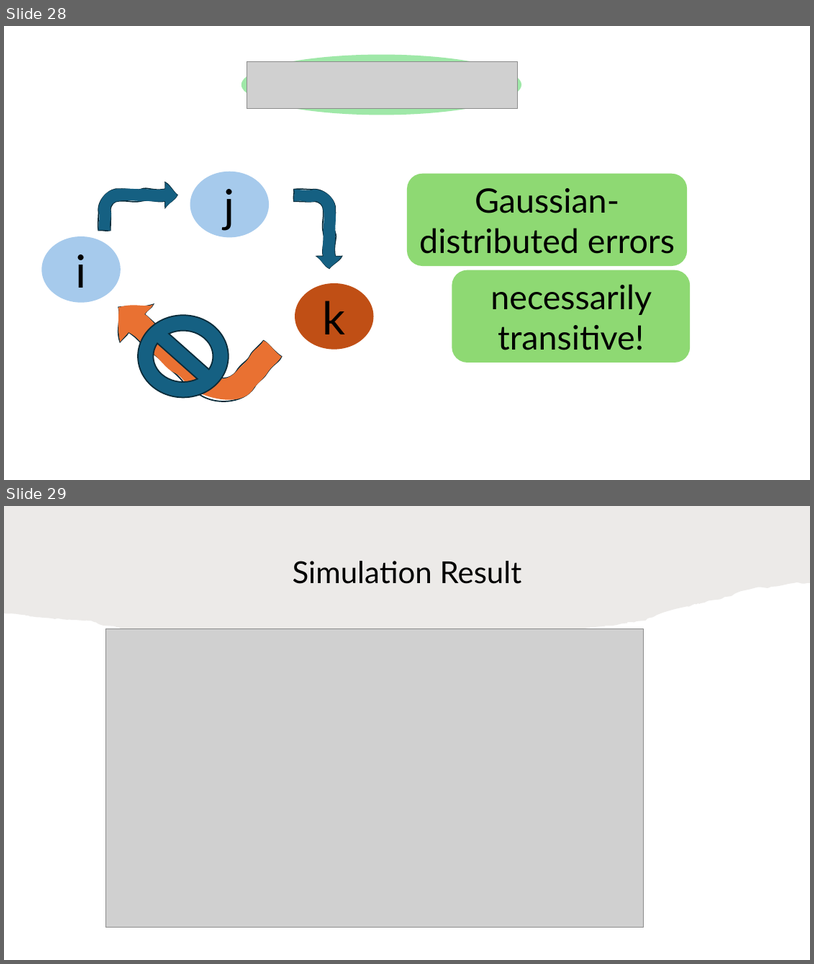
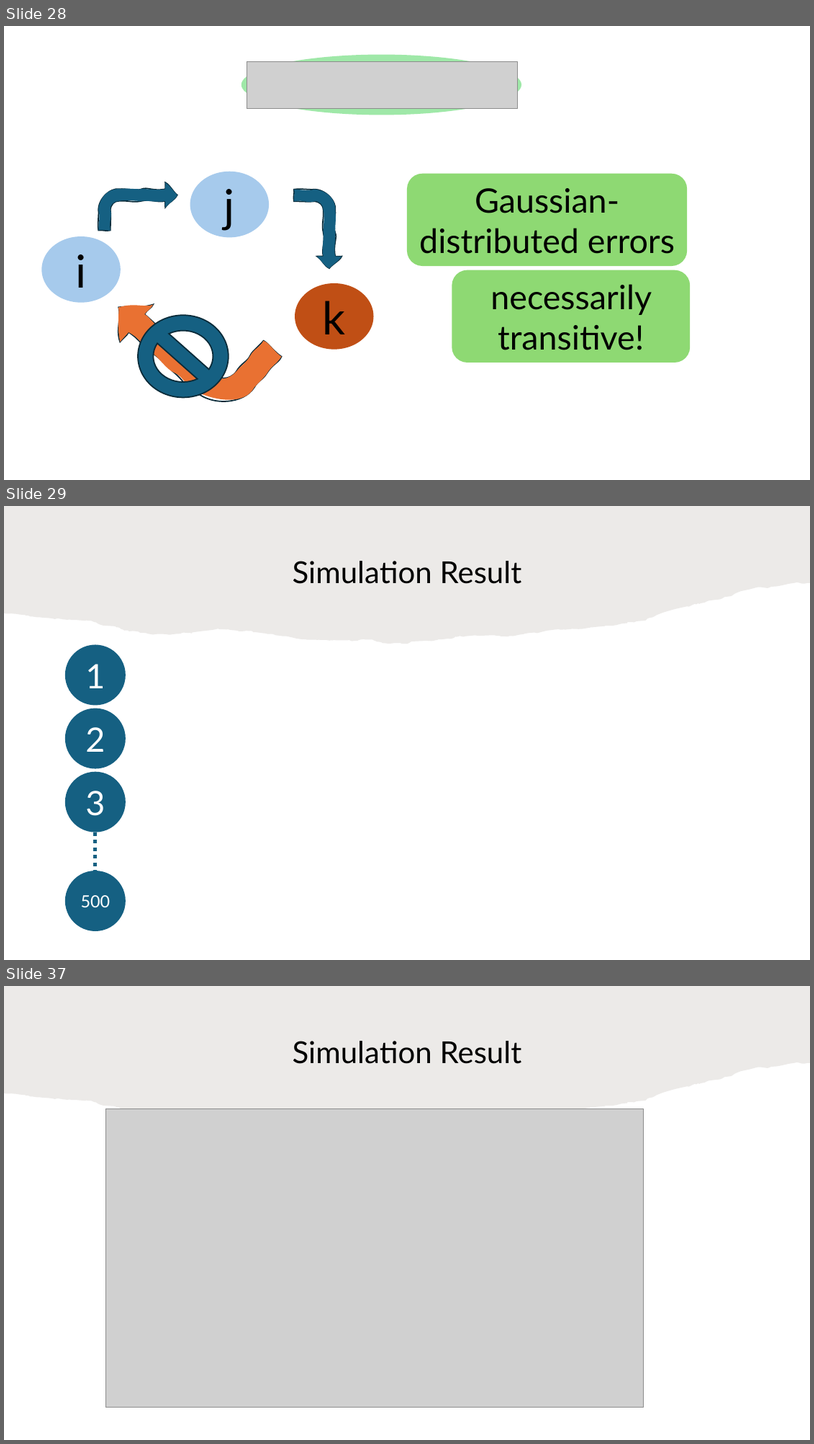
Before and after one commit to HaseebLUMS/Onyx-Presentation, a slide deck: tommy_hotnets_v2.pptx. Shown one above the other, each under a label of ours: slides 28 and 29 before the commit, slides 28, 29 and 37 after it; the slides between them are not shown. The pictures are 814x964 and 814x1444 pixels, drawn with LibreOffice and Linux fonts; fonts in the diff are those of the drawing; grey boxes stand for pictures. Boxes give left, top, right and bottom in pixels: in the first picture for what was removed or moved away, otherwise in the second. Text is boxed around its words. In the diff, an @@ line names an element or a change of style, - is before the commit and + after.

```diff
--- a/tommy_hotnets_v2.pptx
+++ b/tommy_hotnets_v2.pptx
@@ slide 29 added at (4, 506, 810, 960), background #FFFFFF @@
@@ freeform shape added at (4, 506, 810, 644), fill #82766A at 15% opacity @@
@@ title added at (293, 561, 522, 584), 36 pt, text #000000 @@
+Simulation Result
@@ ellipse added at (65, 644, 126, 705), fill #156082, 40 pt, text #FFFFFF @@
+1
@@ ellipse added at (65, 708, 126, 769), fill #156082, 40 pt, text #FFFFFF @@
+2
@@ ellipse added at (65, 772, 126, 832), fill #156082, 40 pt, text #FFFFFF @@
+3
@@ line added from (95, 832) to (95, 870), #156082 4.5 pt dashed @@
@@ ellipse added at (65, 870, 126, 931), fill #156082, 20 pt, text #FFFFFF @@
+500
@@ what was slide 29 is now slide 37 @@
```
Also in this commit, not shown: 1 slide changed, 6 other slides added.
